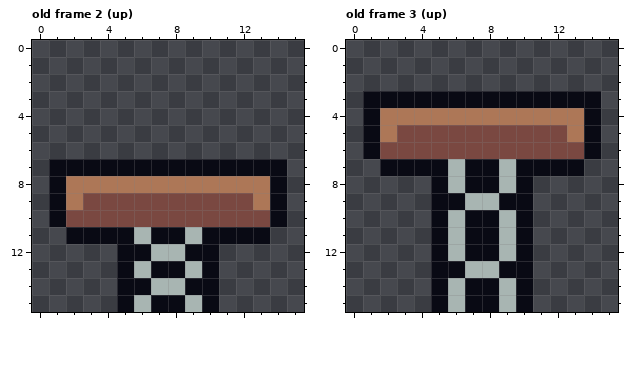
Two states of a pixel-art file, Assets/Entity/Spring/spring.aseprite. Above: the version before the commit.
16x16 pixels, 25 frames. Shown: old frame 2 (up), old frame 3 (up). The commit also changed other frames, which this record leaves out.
Once edited:
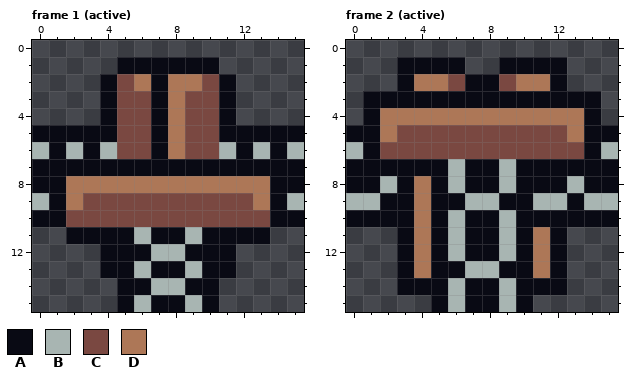
Palette (. is transparent): A #090a14  B #a8b5b2  C #7a4841  D #ad7757
A new or re-ordered frame is compared with the old frame closest to it.
The exact change:
layer "right" added
layer "left" added
frames re-ordered
Frame 1 (active) against old frame 2 (up), layers "left", "right":
y 1: x 5..10 ...... -> AAAAAA
y 2: x 4..11 ........ -> ACDADDCA
y 3..4: x 4..11 ........ -> ACCADCCA
y 5: x 0..15 ................ -> AAAAACCADCCAAAAA
y 6: x 0..15 ................ -> BABABCCADCCBABAB
y 7..8: x 0 . -> A; x 15 . -> A
y 9: x 0 . -> B; x 15 . -> B
y 10: x 0 . -> A; x 15 . -> A
y 12..13: x 4 . -> A; x 11 . -> A
Frame 2 (active) against old frame 3 (up), layers "left", "right":
y 1: x 3..6 .... -> AAAA; x 9..12 .... -> AAAA
y 2: x 3..12 .......... -> ADDCAACDDA
y 5: x 0 . -> A; x 15 . -> A
y 6: x 0 . -> B; x 15 . -> B
y 7: x 0..1 .. -> AA; x 14..15 .. -> AA
y 8: x 0..4 ..... -> AABAD; x 11..15 ..... -> AABAA
y 9: x 0..4 ..... -> BBAAD; x 11..15 ..... -> BBABB
y 10: x 0..4 ..... -> AAAAD; x 11..15 ..... -> AAAAA
y 11..13: x 3..4 .. -> AD; x 11..12 .. -> DA
y 14: x 3..4 .. -> AA; x 11..12 .. -> AA
Pixel boxes of the changes (left, top, right, bottom) in both pictures:
added: (32, 57, 304, 278)
added: (346, 57, 618, 295)
